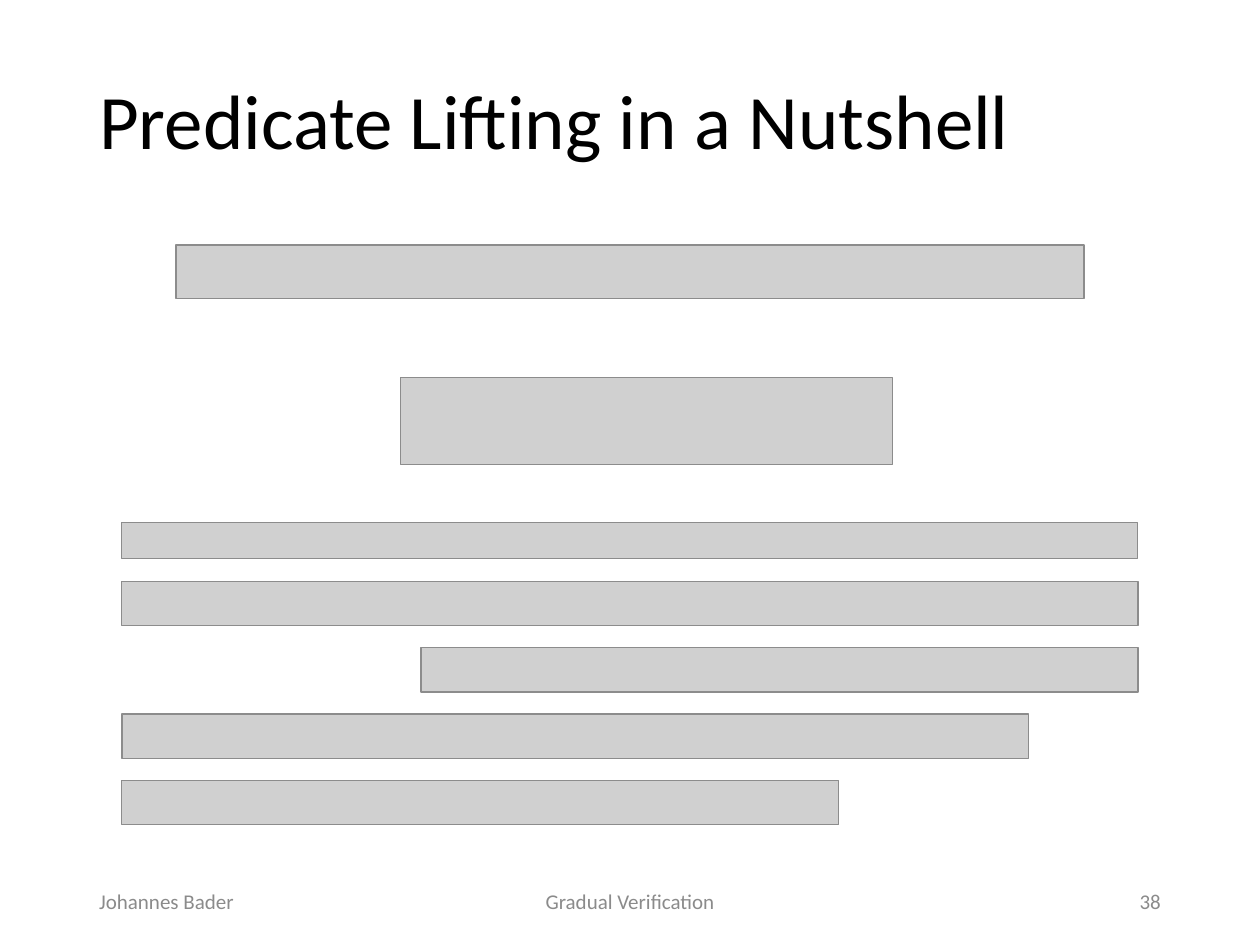
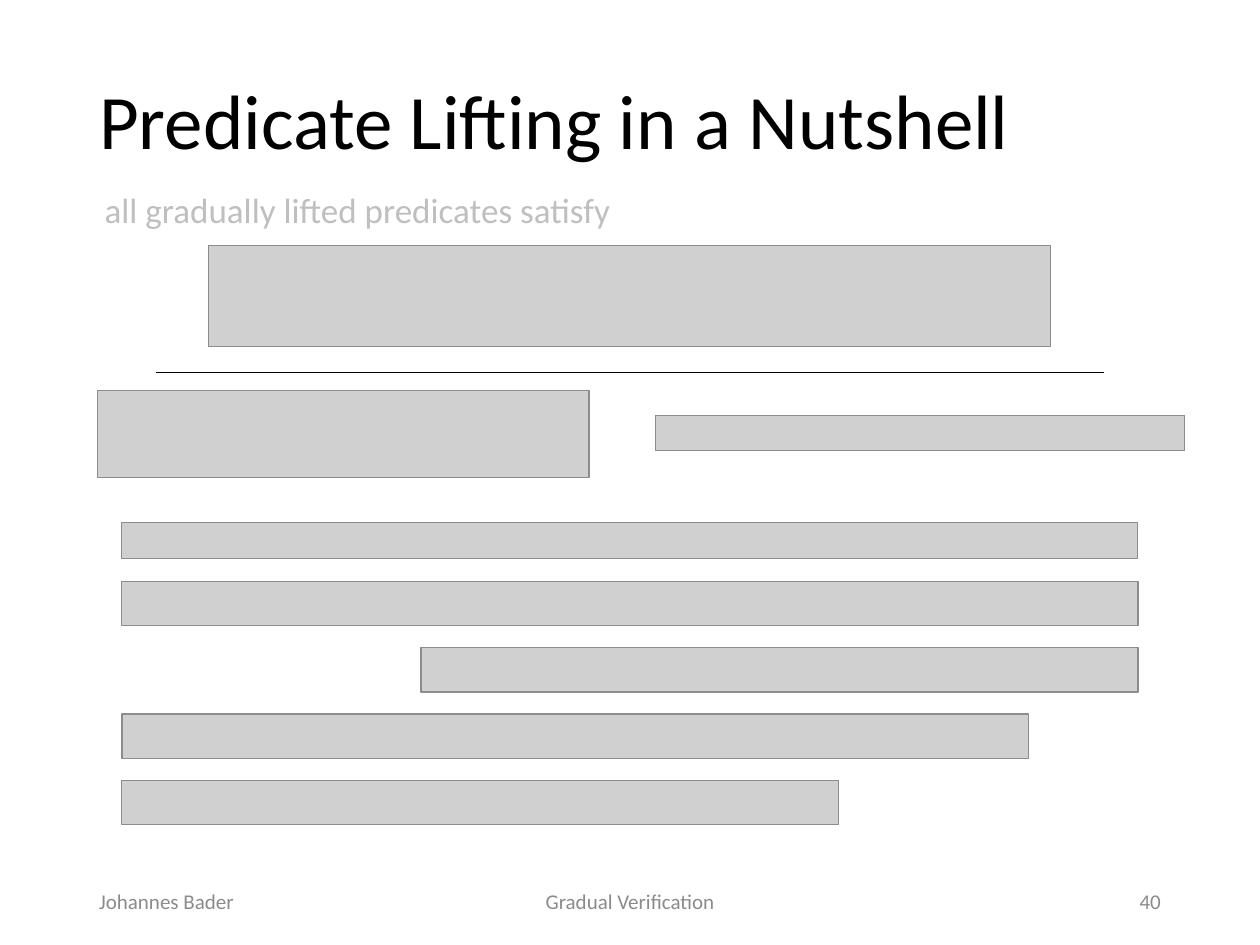
Before and after one commit to olydis/GradVerThesis, a slide deck: slide 40 of presentation/PLunch.pptx (slide 38 before the commit). Drawn at 1260x945 pixels with LibreOffice and Linux fonts; fonts in the diff are those of the drawing; grey boxes stand for pictures. Boxes give left, top, right and bottom in pixels: in the first picture for what was removed or moved away, otherwise in the second. Text is boxed around its words. In the diff, an @@ line names an element or a change of style, - is before the commit and + after.

```diff
--- a/presentation/PLunch.pptx
+++ b/presentation/PLunch.pptx
@@ text added at (105,199,610,229), 20 pt, text #BFBFBF @@
+all gradually lifted predicates satisfy
@@ picture: place and size @@
-picture at (176,246,1085,299)
+picture at (209,246,1051,346)
@@ line added from (155, 372) to (1105, 372), #000000 0.5 pt @@
@@ picture: place and size @@
-picture at (401,378,892,465)
+picture at (97,391,588,478)
@@ picture added at (655,416,1184,451) @@
@@ page number at (1140,895,1161,909): text changed @@
-38
+40
```
Also in this commit, not shown: 14 other slides changed, 2 slides added, 1 other file.
